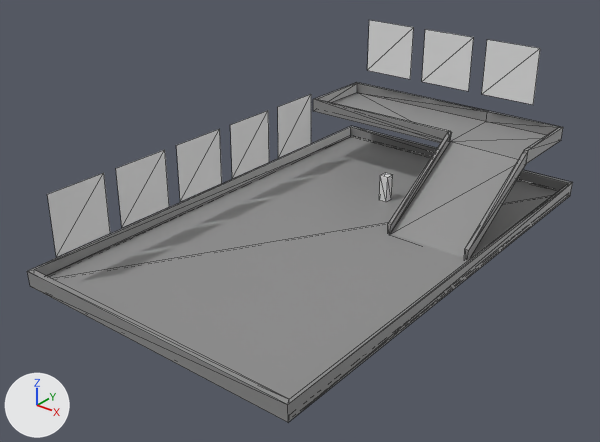
The glTF model map/demo-map-000.glb: old version first, new version second.
The view is the same before and after, from a camera (50 mm lens) standing at (66.2, -63.0, 54.3) and looking at (0.5, 19.1, 3.4). Arrows for +X, +Y and +Z are at lower left; the lights stay in place. Mesh edges are drawn as thin lines. Where no turn or scale is listed for an object, it has been applied to the vertices.

Before the edit, the objects in view are built like this:
```python
ob_cube = bpy.data.objects.new('Cube', me_cube_001)
ob_cube.location = (1.5, 39.4, 1.9)
ob_plane = bpy.data.objects.new('Plane', me_plane)
ob_plane.location = (1.7, 24.4, -0.5)
ob_plane_002 = bpy.data.objects.new('Plane.002', me_plane_003)
ob_plane_002.location = (12.8, 55.7, 18.9)
ob_plane_003 = bpy.data.objects.new('Plane.003', me_plane_007)
ob_plane_003.location = (1.7, 55.7, 18.9)
ob_plane_005 = bpy.data.objects.new('Plane.005', me_plane_009)
ob_plane_005.location = (-16.4, 27.9, 8.3)
ob_plane_006 = bpy.data.objects.new('Plane.006', me_plane_010)
ob_plane_006.location = (-16.4, 16.8, 8.3)
ob_plane_007 = bpy.data.objects.new('Plane.007', me_plane_011)
ob_plane_007.location = (-16.4, 5.8, 8.3)
ob_plane_008 = bpy.data.objects.new('Plane.008', me_plane_012)
ob_plane_008.location = (-16.4, 38.9, 8.3)
ob_plane_009 = bpy.data.objects.new('Plane.009', me_plane_002)
ob_plane_009.location = (-16.4, -5.0, 8.3)
# also in view: 'Plane.001' at (1.9, 43.9, 5.2); 'Plane.004' at (-9.3, 55.7, 18.9)
```
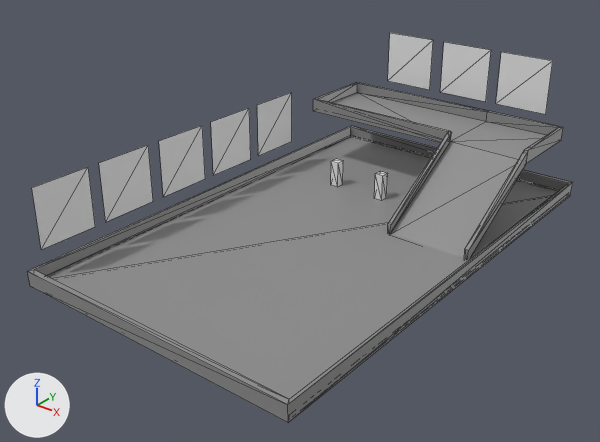
The edits, one by one:
Object 'Cube' (ob_cube) moves from (1.5, 39.4, 1.9) to (0.6, 39.4, 1.9).
Object 'Plane.002' (ob_plane_002) moves from (12.8, 55.7, 18.9) to (2.0, 61.7, 15.8).
Object 'Plane.003' (ob_plane_003) moves from (1.7, 55.7, 18.9) to (12.6, 61.7, 15.8).
Object 'Plane.004' (ob_plane_004) moves from (-9.3, 55.7, 18.9) to (-8.8, 61.7, 15.8).
Object 'Plane.005' (ob_plane_005) moves from (-16.4, 27.9, 8.3) to (-19.6, 5.6, 8.3).
Object 'Plane.006' (ob_plane_006) moves from (-16.4, 16.8, 8.3) to (-19.6, 16.4, 8.3).
Object 'Plane.007' (ob_plane_007) moves from (-16.4, 5.8, 8.3) to (-19.6, 27.0, 8.3).
Object 'Plane.008' (ob_plane_008) moves from (-16.4, 38.9, 8.3) to (-19.6, 37.6, 8.3).
Object 'Plane.009' (ob_plane_009) moves from (-16.4, -5.0, 8.3) to (-19.6, -5.0, 8.3).
Object 'Cube.001' (ob_cube_001) is new; it shows a copy of the mesh of ob_cube.
Its location is (-8.0, 39.4, 1.9).

Location of each change, [x1, y1, x2, y2] in pixels of the pictures (600 x 442 px):
'Plane.003', moved: before [422, 29, 473, 91]; after [496, 52, 553, 114]
'Plane.002', moved: before [482, 40, 540, 105]; after [440, 42, 491, 102]
'Plane.009', moved: before [47, 173, 110, 257]; after [32, 167, 95, 250]
'Plane.007', moved: before [116, 150, 169, 228]; after [211, 108, 251, 175]
'Plane.005', moved: before [230, 111, 269, 179]; after [99, 145, 153, 222]
'Plane.006', moved: before [176, 129, 222, 202]; after [159, 125, 205, 197]
'Plane.004', moved: before [367, 20, 413, 79]; after [388, 33, 433, 90]
'Plane.008', moved: before [278, 94, 311, 158]; after [257, 92, 292, 156]
'Cube', moved: before [379, 173, 393, 202]; after [374, 171, 388, 200]
'Cube.001', added: after [331, 159, 343, 187]
